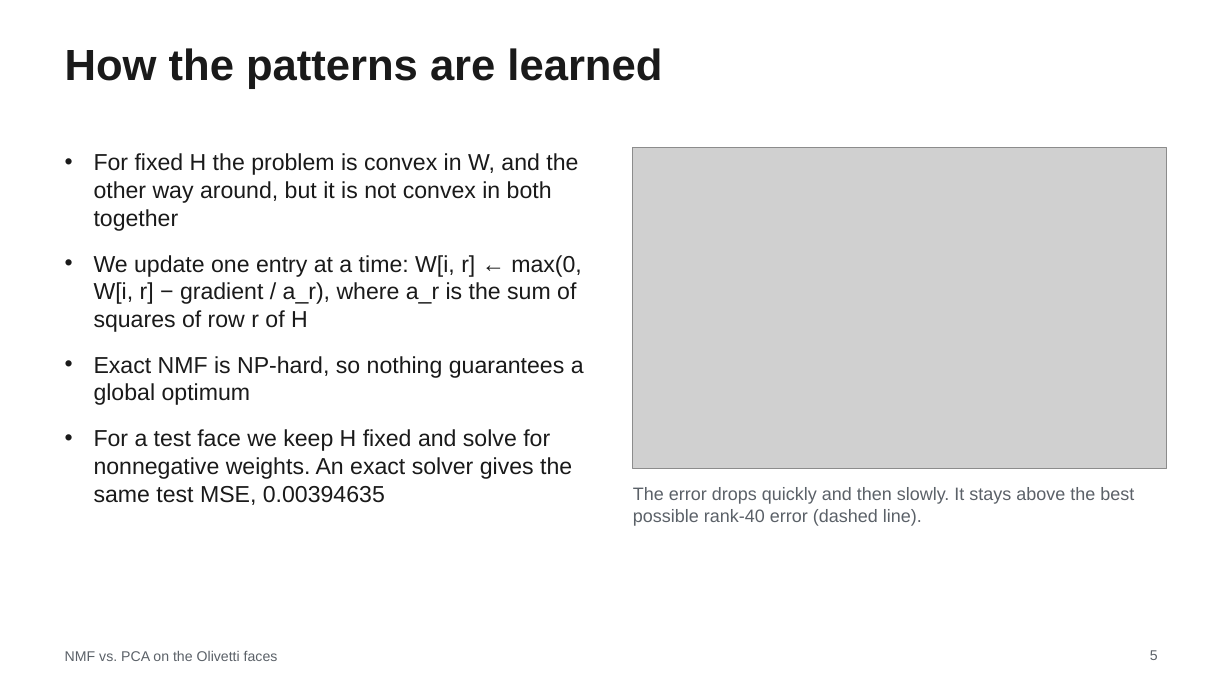
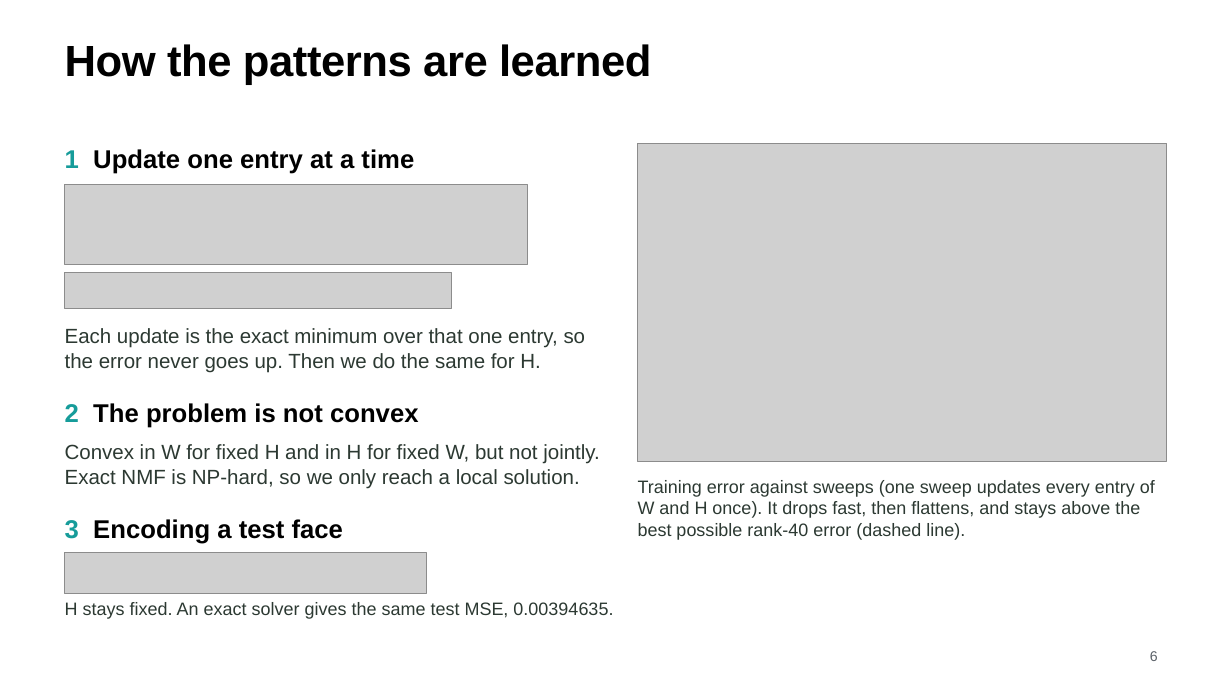
Before and after one commit to MachineWJQ6657/pca-vs-nmf, a slide deck: slide 6 of slides/STOR565_Slides.pptx (slide 5 before the commit). Drawn at 1232x693 pixels with LibreOffice and Linux fonts; fonts in the diff are those of the drawing; grey boxes stand for pictures. Boxes give left, top, right and bottom in pixels: in the first picture for what was removed or moved away, otherwise in the second. Text is boxed around its words. In the diff, an @@ line names an element or a change of style, - is before the commit and + after.

```diff
--- a/slides/STOR565_Slides.pptx
+++ b/slides/STOR565_Slides.pptx
@@ title "How the patterns are learned" at [65, 44, 652, 85]: text colour #1A1A1A to #000000, letter spacing 0 to -0.3 pt; line spacing 1 to 0.95 @@
@@ text added at [65, 149, 414, 174], 20 pt, text #000000, bold @@
+1 Update one entry at a time
@@ picture: place and size @@
-picture at [633, 148, 1167, 469]
+picture at [638, 143, 1167, 461]
@@ text removed at [94, 153, 584, 505] @@
-• For fixed H the problem is convex in W, and the other way around, but it is not convex in both together
-• We update one entry at a time: W[i, r] ← max(0, W[i, r] − gradient / a_r), where a_r is the sum of squares of row r of H
-• Exact NMF is NP-hard, so nothing guarantees a global optimum
-• For a test face we keep H fixed and solve for nonnegative weights. An exact solver gives the same test MSE, 0.00394635
@@ picture added at [65, 185, 528, 264] @@
@@ picture added at [65, 273, 452, 309] @@
@@ text added at [65, 328, 586, 373], 16 pt, text #2C3932 @@
+Each update is the exact minimum over that one entry, so the error never goes up. Then we do the same for H.
@@ text added at [65, 403, 419, 428], 20 pt, text #000000, bold @@
+2 The problem is not convex
@@ text added at [65, 444, 599, 488], 16 pt, text #2C3932 @@
+Convex in W for fixed H and in H for fixed W, but not jointly. Exact NMF is NP-hard, so we only reach a local solution.
@@ text at [638, 480, 1155, 540]: text changed; text colour #5B6168 to #2C3932 @@
-The error drops quickly and then slowly. It stays above the best possible rank-40 error (dashed line).
+Training error against sweeps (one sweep updates every entry of W and H once). It drops fast, then flattens, and stays above the best possible rank-40 error (dashed line).
@@ text added at [65, 519, 343, 544], 20 pt, text #000000, bold @@
+3 Encoding a test face
@@ picture added at [65, 553, 426, 593] @@
@@ text added at [65, 602, 613, 619], 14 pt, text #2C3932 @@
+H stays fixed. An exact solver gives the same test MSE, 0.00394635.
@@ text removed at [65, 651, 278, 661] @@
-NMF vs. PCA on the Olivetti faces
@@ page number at [1150, 651, 1158, 661]: vertical alignment top to middle @@
@@ page number at [1150, 651, 1158, 661]: text changed @@
-5
+6
```
Also in this commit, not shown: 12 other slides changed, 1 slide added, 1 slide removed.
